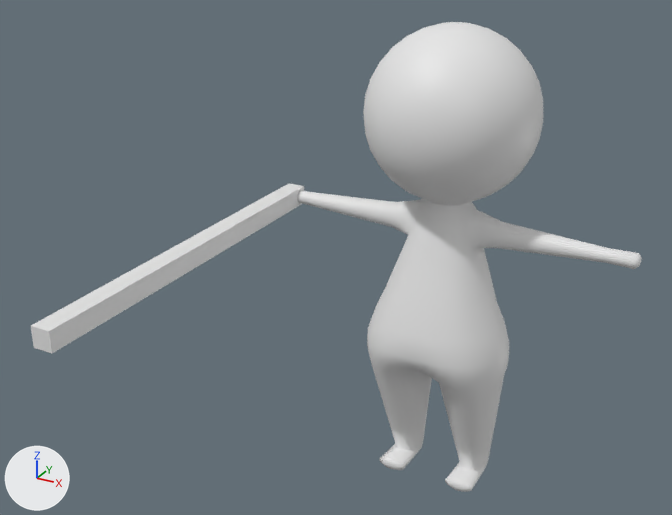
One commit to the Blender file Assets/models/my_char.blend: the scene before it, then after it.
The view is the same before and after, from a 50 mm lens placed at (3.77, -9.45, 5.56), pointed at (-0.56, -1.56, 1.62). The lights are fixed; the arrows at lower left show +X, +Y and +Z.

The scene before the commit, as lines of its bpy script (objects in view):
```python
me_cube = bpy.data.meshes.new('Cube')
me_cube.from_pydata(...)  # a box spanning x -2.2..-1.97, y -4.27..0.16, z 1.42..1.65
me_cylinder = bpy.data.meshes.new('Cylinder')
me_cylinder.from_pydata(...)  # 1388 vertices, 1428 faces; spans x -2.24..2.24, y -0.88..1.12, z -1.92..3.84
me_cylinder.polygons.foreach_set('use_smooth', [True] * 1428)
ob_cube = bpy.data.objects.new('Cube', me_cube)
ob_cube.location = (0.0, 0.0, 0.0)
ob_cylinder = bpy.data.objects.new('Cylinder', me_cylinder)
ob_cylinder.location = (0.0, 0.0, 0.0)
```
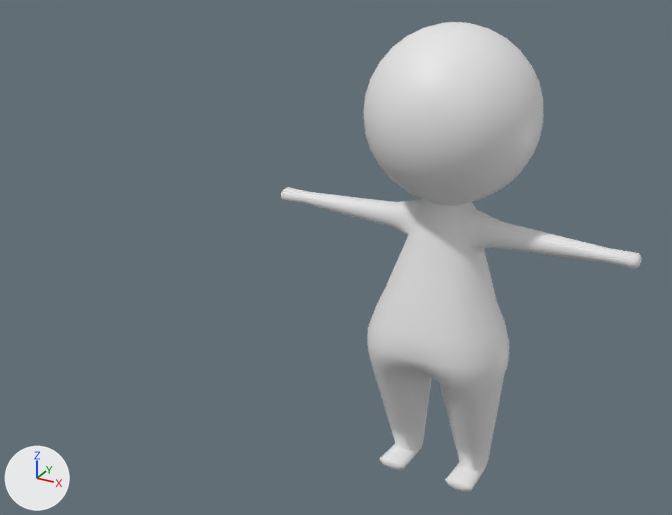
What changed in the scene script:
```text
Change ob_cube:
    add ob_cube.hide_viewport = True
```

Boxes (x1, y1, x2, y2) around the edits, measured in the pictures (672 x 515 px):
'Cube', hidden: before (31, 183, 304, 353)
